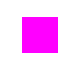
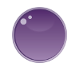
The second 80×70 image is a revision of the first. Changes to its layers:
renamed "fill" to "Orbs 2_0.png", painted on it over [12, 7, 67, 63]
